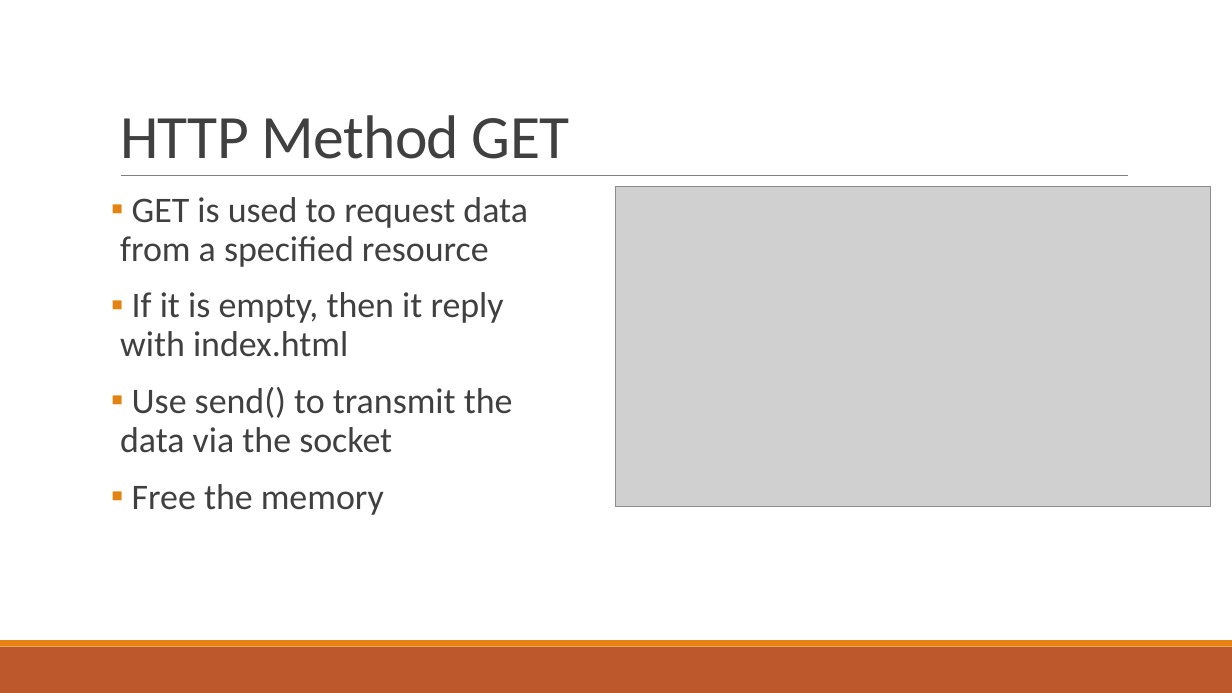
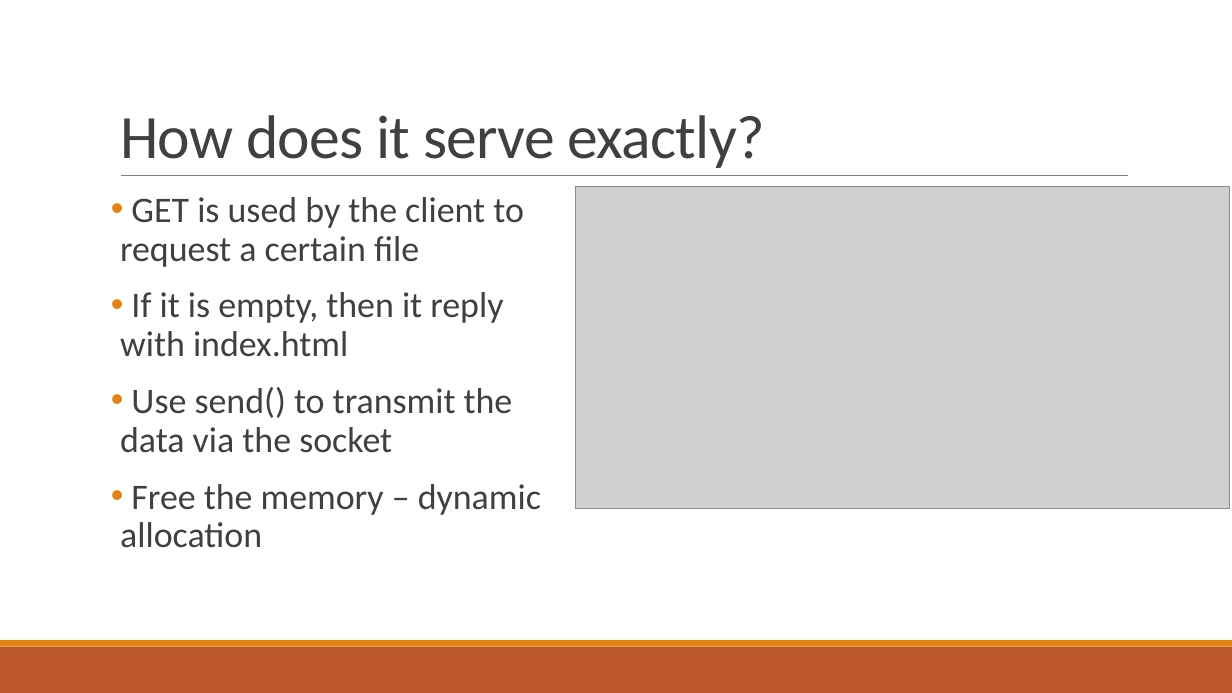
Before and after one commit to marcutudor79/http-server-static, a slide deck: slide 5 of docs/presentation.pptx. Drawn at 1232x693 pixels with LibreOffice and Linux fonts; fonts in the diff are those of the drawing; grey boxes stand for pictures. Boxes give left, top, right and bottom in pixels: in the first picture for what was removed or moved away, otherwise in the second. Text is boxed around its words. In the diff, an @@ line names an element or a change of style, - is before the commit and + after.

Commit message:
Update presentation and move port to 8080

```diff
--- a/docs/presentation.pptx
+++ b/docs/presentation.pptx
@@ title at [120,115,765,168]: text changed @@
-HTTP Method GET
+How does it serve exactly?
@@ text at [120,197,524,267]: text changed @@
-▪ GET is used to request data from a specified resource
+• GET is used by the client to request a certain file
@@ picture: place and size @@
-picture at [616,187,1211,507]
+picture at [575,187,1229,509]
@@ text at [120,292,513,453]: bullet ▪ to • @@
@@ text at [120,484,541,548]: text changed @@
-▪ Free the memory
+• Free the memory – dynamic allocation
```
Also in this commit, not shown: 4 other slides changed, 2 slides added, 1 slide removed, 1 other file.
